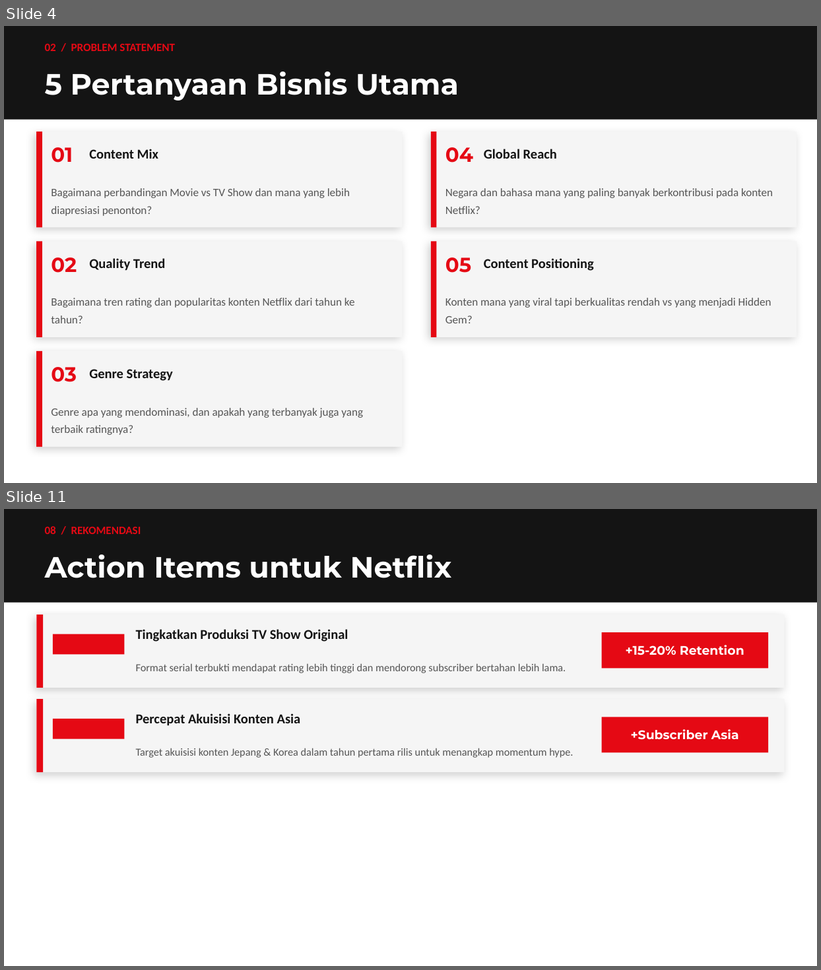
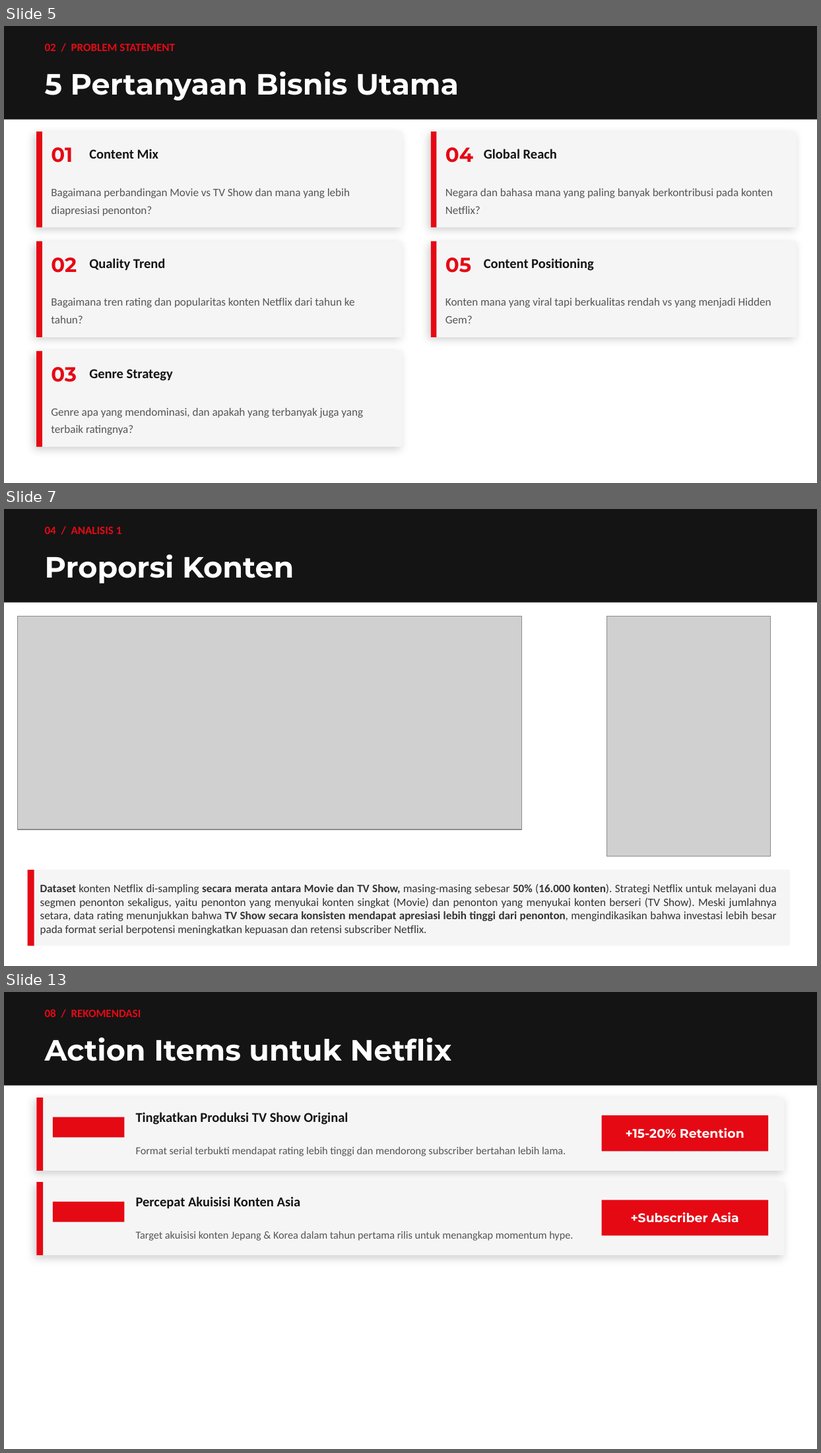
Before and after one commit to ahmadf9/netflix-content-strategy-analysis, a slide deck: Study Case - Ahmad Faizal- Netflix_Content_Strategy_Analysis.pptx. Shown one above the other, each under a label of ours: slides 4 and 11 before the commit, slides 5, 7 and 13 after it; the slides between them are not shown. The pictures are 821x970 and 821x1453 pixels, drawn with LibreOffice and Linux fonts; fonts in the diff are those of the drawing; grey boxes stand for pictures. Boxes give left, top, right and bottom in pixels: in the first picture for what was removed or moved away, otherwise in the second. Text is boxed around its words. In the diff, an @@ line names an element or a change of style, - is before the commit and + after.

```diff
--- a/Study Case - Ahmad Faizal- Netflix_Content_Strategy_Analysis.pptx
+++ b/Study Case - Ahmad Faizal- Netflix_Content_Strategy_Analysis.pptx
@@ slide 7 added at (4,509,817,966), background #FFFFFF @@
@@ rectangle added at (4,509,817,603), fill #141414 @@
@@ text added at (45,527,122,534), 10 pt, text #E50914, bold @@
+04 / ANALISIS 1
@@ text added at (45,555,294,584), 26 pt, text #FFFFFF, bold @@
+Proporsi Konten
@@ picture added at (18,617,522,830) @@
@@ picture added at (607,617,771,857) @@
@@ rectangle added at (28,870,34,947), fill #E50914 @@
@@ rectangle added at (31,870,789,947), fill #F5F5F5 @@
@@ text added at (40,884,777,935), 10 pt, text #333333 @@
+Dataset konten Netflix di-sampling secara merata antara Movie dan TV Show, masing-masing sebesar 50% (16.000 konten). Strategi Netflix untuk melayani dua segmen penonton sekaligus, yaitu penonton yang menyukai konten singkat (Movie) dan penonton yang menyukai konten berseri (TV Show). Meski jumlahnya setara, data rating menunjukkan bahwa TV Show secara konsisten mendapat apresiasi lebih tinggi dari penonton, mengindikasikan bahwa investasi lebih besar pada format serial berpotensi meningkatkan kepuasan dan retensi subscriber Netflix.
@@ what was slide 4 is now slide 5 @@
@@ what was slide 11 is now slide 13 @@
```
Also in this commit, not shown: 4 slides changed, 4 other slides added, 3 slides removed, 5 other files.
